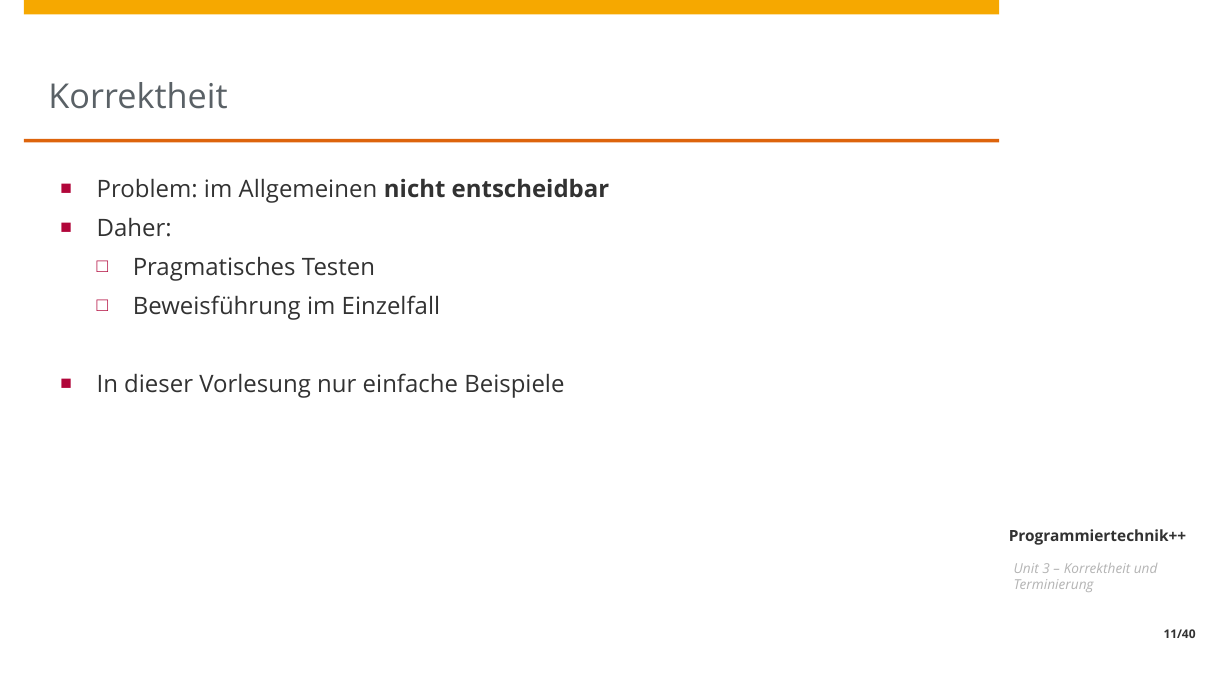
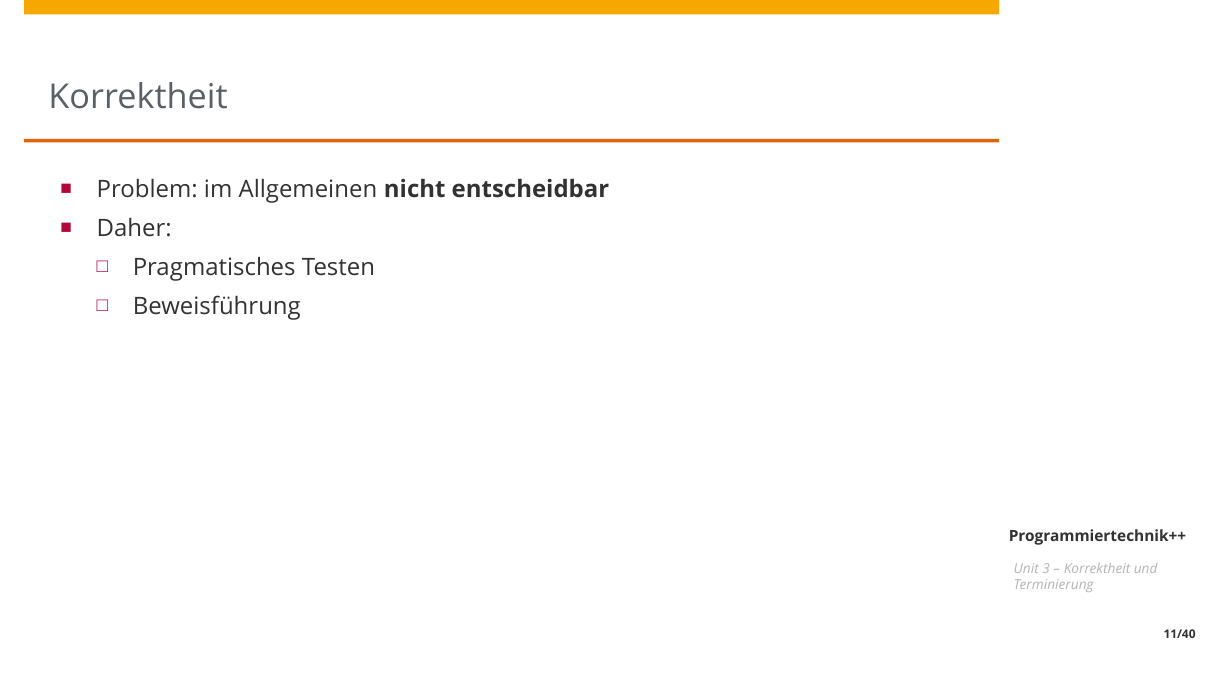
Before and after one commit to HPI-Artificial-Intelligence-Teaching/23-pt2, a slide deck: slide 11 of unit3/Unit3a.pptx. Drawn at 1232x693 pixels with LibreOffice and Linux fonts; fonts in the diff are those of the drawing; background and template pictures are left out. Boxes give left, top, right and bottom in pixels: in the first picture for what was removed or moved away, otherwise in the second. Text is boxed around its words. In the diff, an @@ line names an element or a change of style, - is before the commit and + after.

```diff
--- a/unit3/Unit3a.pptx
+++ b/unit3/Unit3a.pptx
@@ text at bbox=[133, 295, 301, 320]: text changed @@
-  □ Beweisführung im Einzelfall
-■ In dieser Vorlesung nur einfache Beispiele
+  □ Beweisführung
```
Also in this commit, not shown: 12 other slides changed.
